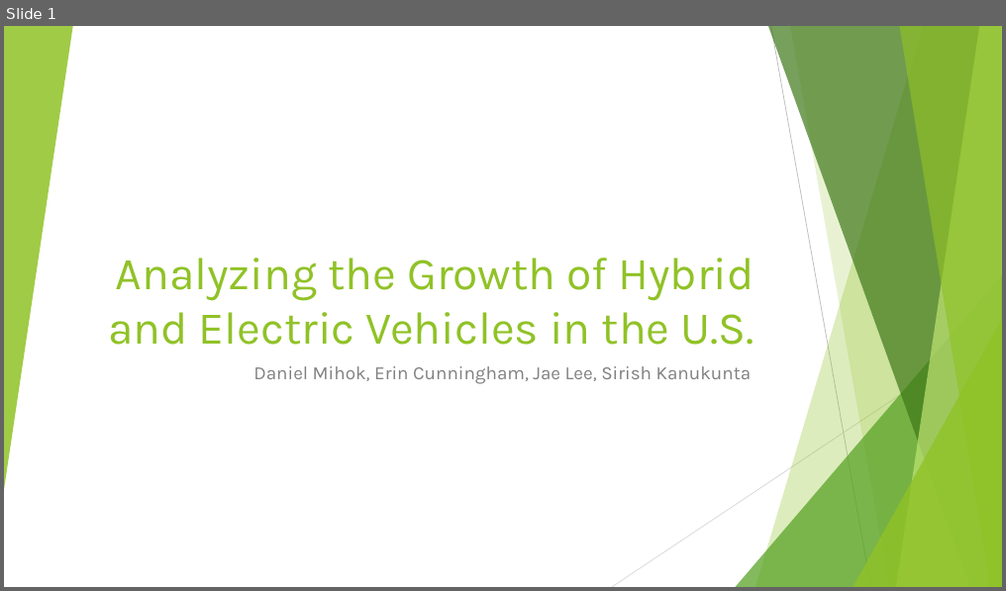
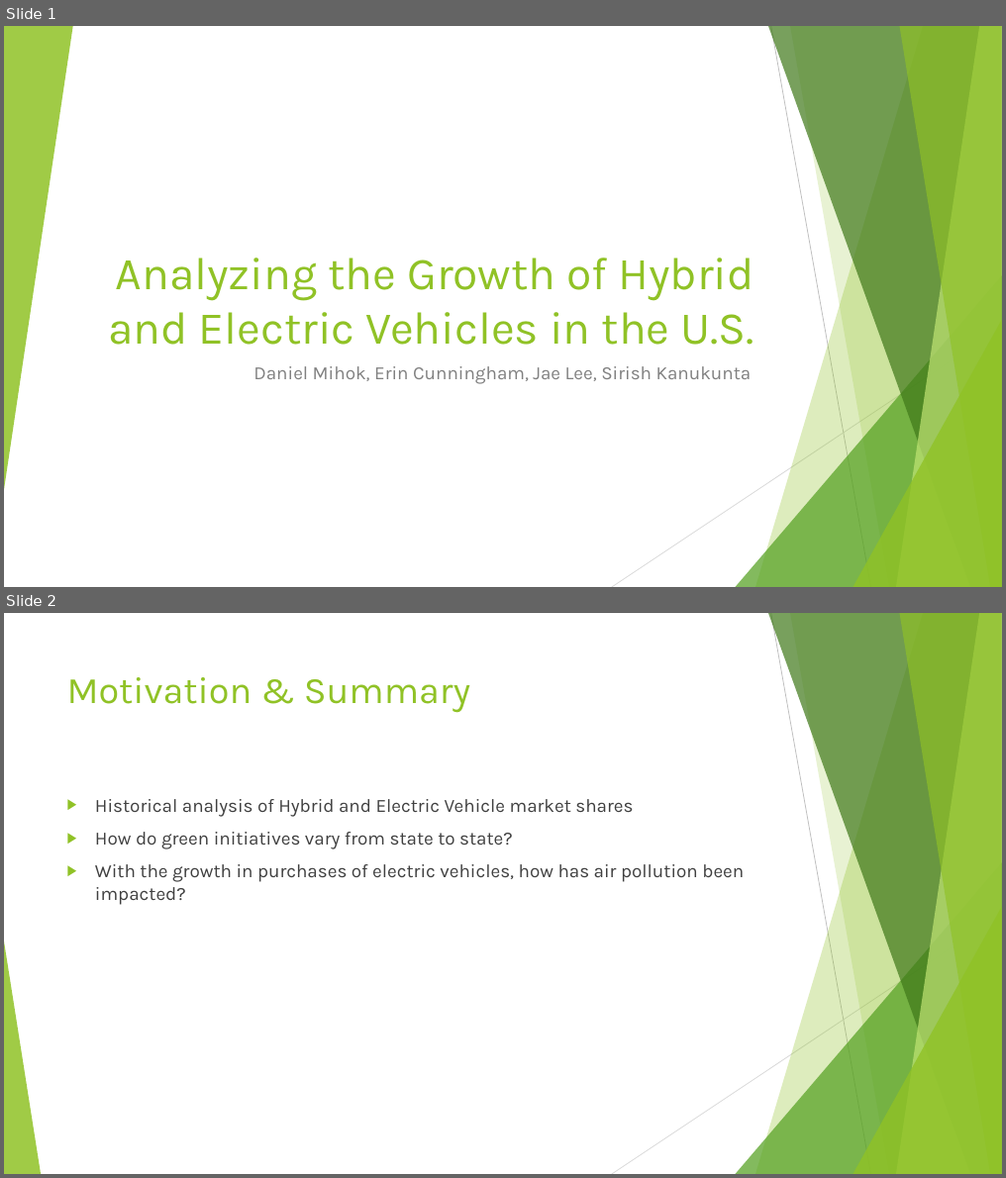
Before and after one commit to Barbara-Gordon/Team9, a slide deck: Presentation1.pptx. Shown one above the other, each under a label of ours: slide 1 before the commit, slides 1 and 2 after it. The pictures are 1006x591 and 1006x1178 pixels, drawn with LibreOffice and Linux fonts; fonts in the diff are those of the drawing. Boxes give left, top, right and bottom in pixels: in the first picture for what was removed or moved away, otherwise in the second. Text is boxed around its words. In the diff, an @@ line names an element or a change of style, - is before the commit and + after.

```diff
--- a/Presentation1.pptx
+++ b/Presentation1.pptx
@@ slide 2 added at bbox=[4, 613, 1002, 1174], background #FFFFFF; not listed: 9 template elements that a slide beside it also shows @@
@@ title added at bbox=[67, 677, 470, 713], 36 pt, text #90C226 @@
+Motivation & Summary
@@ text added at bbox=[95, 799, 744, 905], 18 pt, text #404040 @@
+▶ Historical analysis of Hybrid and Electric Vehicle market shares
+▶ How do green initiatives vary from state to state?
+▶ With the growth in purchases of electric vehicles, how has air pollution been impacted?
@@ triangle added at bbox=[4, 942, 41, 1174], fill #90C226 at 85% opacity @@
```
Also in this commit, not shown: 8 slides changed, 9 other slides added, 18 slides removed.
